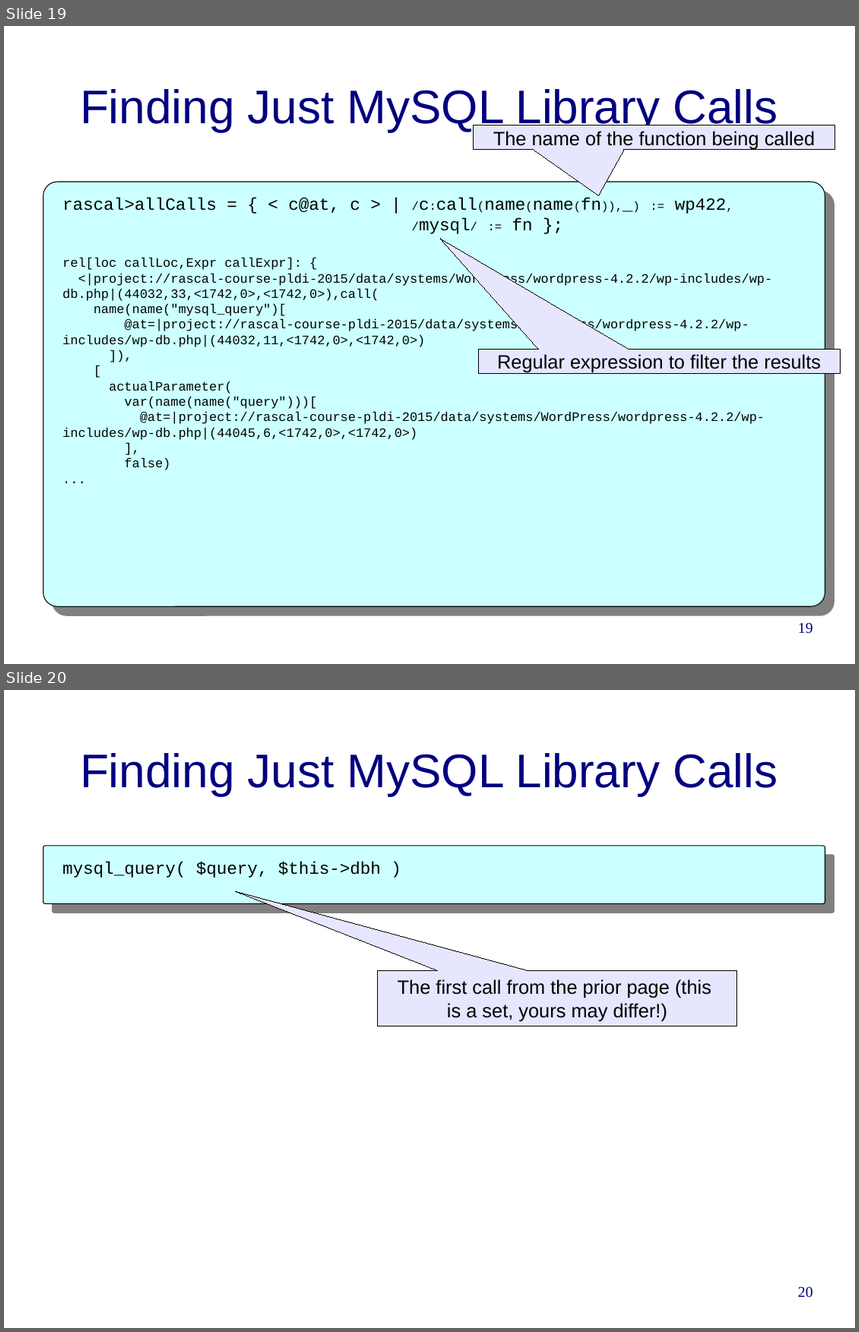
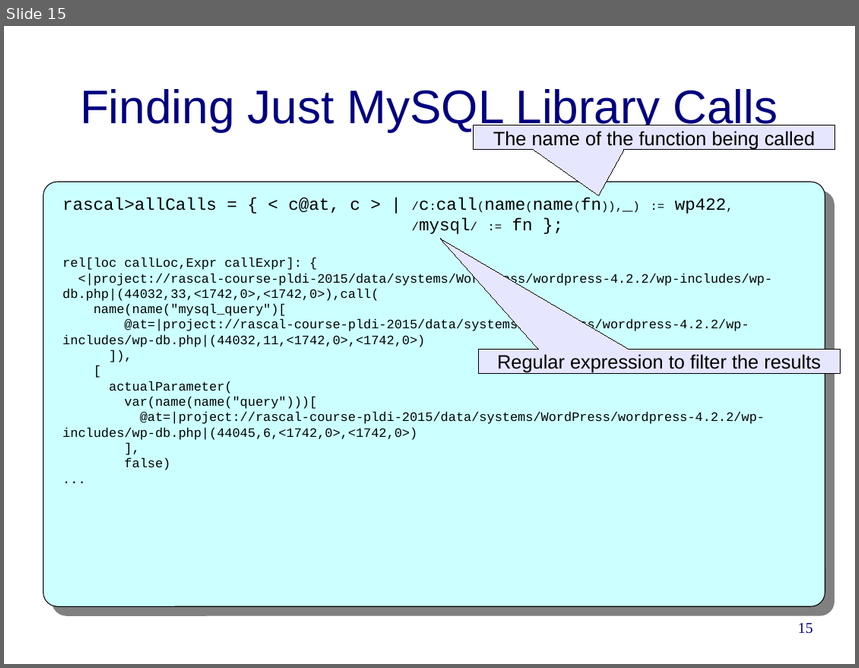
Before and after one commit to cwi-swat/rascal-course-pldi-2015, a slide deck: presentations/PHP-analysis.odp. Shown one above the other, each under a label of ours: slides 19 and 20 before the commit, slide 15 after it. The pictures are 859x1332 and 859x668 pixels, drawn with LibreOffice and Linux fonts; fonts in the diff are those of the drawing; background and template pictures are left out. Boxes give left, top, right and bottom in pixels: in the first picture for what was removed or moved away, otherwise in the second. Text is boxed around its words. In the diff, an @@ line names an element or a change of style, - is before the commit and + after.

```diff
--- a/presentations/PHP-analysis.odp
+++ b/presentations/PHP-analysis.odp
@@ slide 20 removed at [4,690,855,1328], background #FFFFFF @@
@@ title removed at [80,753,778,796] @@
-Finding Just MySQL Library Calls
@@ rounded rectangle removed at [44,846,826,904] @@
@@ text removed at [63,861,381,878] @@
-mysql_query( $query, $this->dbh )
@@ speech box removed at [377,970,737,1026] @@
-The first call from the prior page (this
-is a set, yours may differ!)
@@ page number removed at [798,1287,813,1298] @@
-20
@@ what was slide 19 is now slide 15 @@
@@ page number at [798,623,813,634]: text changed @@
-19
+15
```
Also in this commit, not shown: 10 slides changed, 2 slides added, 5 other slides removed, 2 other files.
